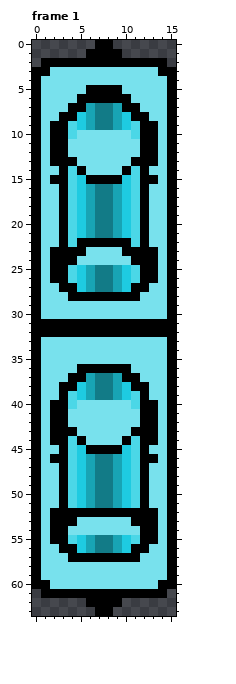
A pixel-art file gets an edit: Res/Aseprite/Cars/PlatformCarBlue.aseprite. The picture above is the old version.
16x64 pixels, 2 frames. Shown: frame 1.
The same view after the edit:
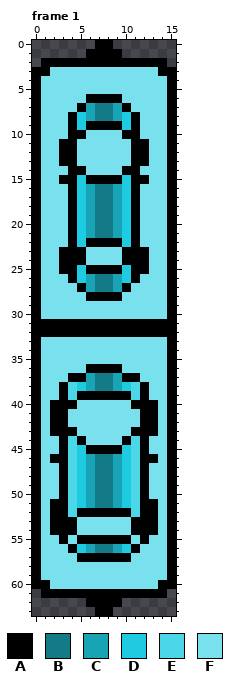
Palette (. is transparent): A #000000  B #127b87  C #18a4b4  D #1ecbe1  E #4bd7e7  F #78e1ed
Change:
Changed rows in their new state; - is an unchanged pixel.
Frame 1, layers "TopObject", "BottomObject":
first column x 2:
 5 ----FFFF----
 6 ---F----F---
 7 --F------F--
 8 -F--------F-
 9 FFA-AAAA-AFF
10 FFAA----AAFF
11 F-A------A-F
12 F-A------A-F
13 F----------F
14 -FA------AF-
15 F-A------A-F
16 -FA------AF-
17 -FA------AF-
18 -FA------AF-
19 -FA------AF-
20 -FA------AF-
21 -FA------AF-
22 -FAD----DAF-
23 F----------F
24 F--A----A--F
25 F-A-AAAA-A-F
26 FFA------AFF
27 -FFA----AFF-
28 --FF----FF--
first column x 4:
36 -F----F-
38 E------E
39 -AAAAAA-
40 A------A
first column x 2:
44 F----------F
first column x 2:
51 A----------A
52 --E------E--
54 --A------A--
55 F-FAAAAAAF-F
56 -F--------F-
57 --F------F--
Where, in picture pixels (left, top, right, bottom), the same in both pictures:
changed: (50, 85, 158, 301)
changed: (50, 364, 158, 445)
changed: (50, 499, 158, 562)
